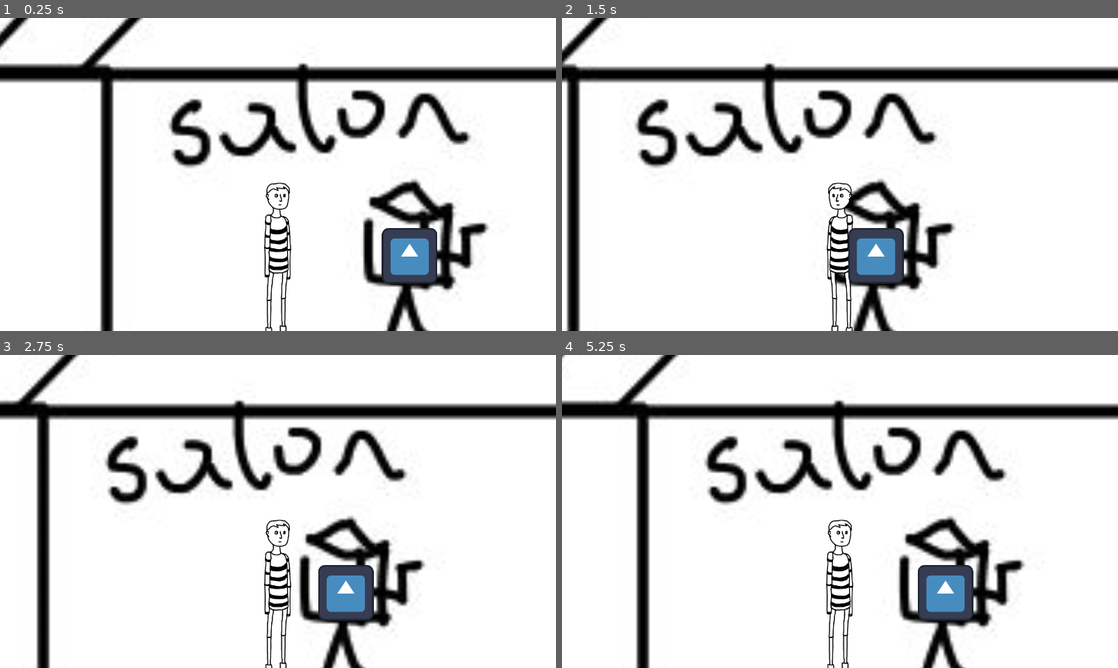
Above: before the commit, frames 1-4 (two rows, left to right).
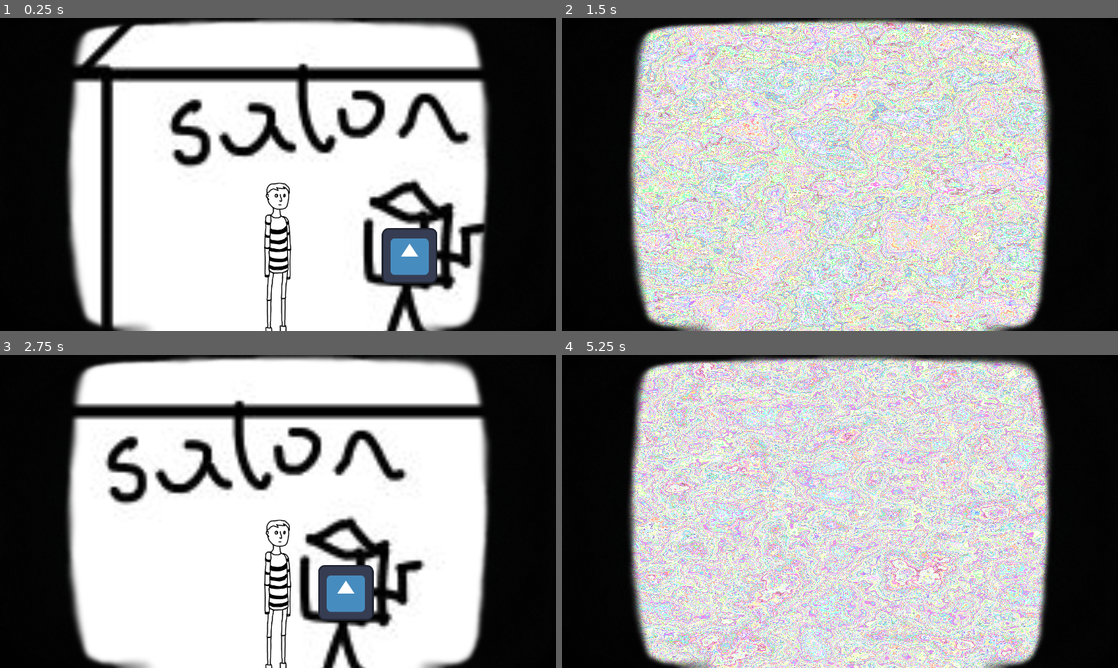
Above: after the commit, the same moments.

Repository: badzianga/booger-aids
Game: Godot game, scene res://scenes/house/house.tscn
The game is run twice, just before and just after one commit, with the same random seed, the same clock (stepped at 60 frames per second) and the same inputs. The engine's default icon, where the game draws it, is replaced by a stand-in: a white triangle on a blue panel in a dark square.
Inputs (mouse positions are in pixels of both pictures, inside the frame that each line leads up to):
- Up to frame 1 (0.25 s): no input
- Up to frame 2 (1.5 s): tap Enter (ui_accept) at 0.5, 0.6, 0.77, 1.07 s; move the mouse to (973, 255) at 0.52 s; click (973, 255) at 0.67 s; move the mouse to (728, 190) at 1.27 s; click (728, 190) at 1.35 s
- Up to frame 3 (2.75 s): tap Enter (ui_accept) at 1.52, 1.55, 1.82, 2.1 s; move the mouse to (333, 442) at 2.02 s; click (333, 442) at 2.17 s
- Up to frame 4 (5.25 s): tap Enter (ui_accept) at 2.75, 3.02, 3.05, 3.32, 3.6, 3.77, 4.07, 4.52, 4.55, 4.82, 5.1 s; move the mouse to (812, 574) at 2.77 s; click (812, 574) at 2.85 s; move the mouse to (1006, 558) at 3.52 s; click (1006, 558) at 3.67 s; move the mouse to (673, 464) at 4.27 s; click (673, 464) at 4.35 s; move the mouse to (867, 511) at 5.02 s; click (867, 511) at 5.17 s

The runs differ from the first frame. In frame 1, 29% of the frame differs, in the area x 0-100%, y 0-100%; in frame 2, 87%; in frame 3, 29%; in frame 4, 90%.

Commit message:
Move TV layer to singletons

Diff:
--- a/project.godot
+++ b/project.godot
@@ -18,6 +18,10 @@
 [audio]
 
 buses/default_bus_layout="res://resources/audio_buses/default_bus_layout.tres"
+
+[autoload]
+
+TvLayer="*res://singletons/tv_layer.tscn"
 
 [display]
 
--- a/scenes/ui/tv_layer.gd
+++ b/singletons/tv_layer.gd
@@ -1,7 +1,8 @@
 extends CanvasLayer
 
-@onready var _noise := $Noise
+@onready var _white := $White
 @onready var _static_noise := $StaticNoise
+@onready var _timer := $Timer
 
 #var just_pressed := false
 #var pressed := false
@@ -20,6 +21,18 @@
 		#turn_noise(false)
 
 
-func turn_noise(enabled: bool) -> void:
-	_static_noise.playing = enabled
-	_noise.visible = enabled
+# TODO: temporary for testing purposes
+func _physics_process(_delta: float) -> void:
+	if Input.is_action_just_pressed("ui_accept"):
+		enable_noise(randf_range(0.2, 0.5))
+
+
+func enable_noise(time: float) -> void:
+	_static_noise.playing = true
+	_white.visible = true
+	_timer.start(time)
+
+
+func _on_timer_timeout() -> void:
+	_static_noise.playing = false
+	_white.visible = false
--- a/scenes/ui/tv_layer.tscn
+++ b/singletons/tv_layer.tscn
@@ -1,7 +1,7 @@
 [gd_scene load_steps=8 format=3 uid="uid://cgntb5myltcbu"]
 
 [ext_resource type="Texture2D" uid="uid://brkhq1lke4spg" path="res://assets/ui/TV_Screen.png" id="1_4r1y8"]
-[ext_resource type="Script" path="res://scenes/ui/tv_layer.gd" id="1_7lwnr"]
+[ext_resource type="Script" path="res://singletons/tv_layer.gd" id="1_7lwnr"]
 [ext_resource type="Shader" path="res://shaders/tv_noise.gdshader" id="1_yxcq4"]
 [ext_resource type="AudioStream" uid="uid://uwbuawexxdlv" path="res://assets/sounds/static-noise-194184.mp3" id="4_4g70u"]
 
@@ -19,8 +19,17 @@
 [node name="TVLayer" type="CanvasLayer"]
 script = ExtResource("1_7lwnr")
 
-[node name="Noise" type="ColorRect" parent="."]
+[node name="White" type="ColorRect" parent="."]
+visible = false
+anchors_preset = 15
+anchor_right = 1.0
+anchor_bottom = 1.0
+grow_horizontal = 2
+grow_vertical = 2
+
+[node name="Noise" type="ColorRect" parent="White"]
 material = SubResource("ShaderMaterial_cxxwy")
+layout_mode = 1
 anchors_preset = 15
 anchor_right = 1.0
 anchor_bottom = 1.0
@@ -35,3 +44,8 @@
 [node name="StaticNoise" type="AudioStreamPlayer" parent="."]
 stream = ExtResource("4_4g70u")
 bus = &"Sounds"
+
+[node name="Timer" type="Timer" parent="."]
+one_shot = true
+
+[connection signal="timeout" from="Timer" to="." method="_on_timer_timeout"]
